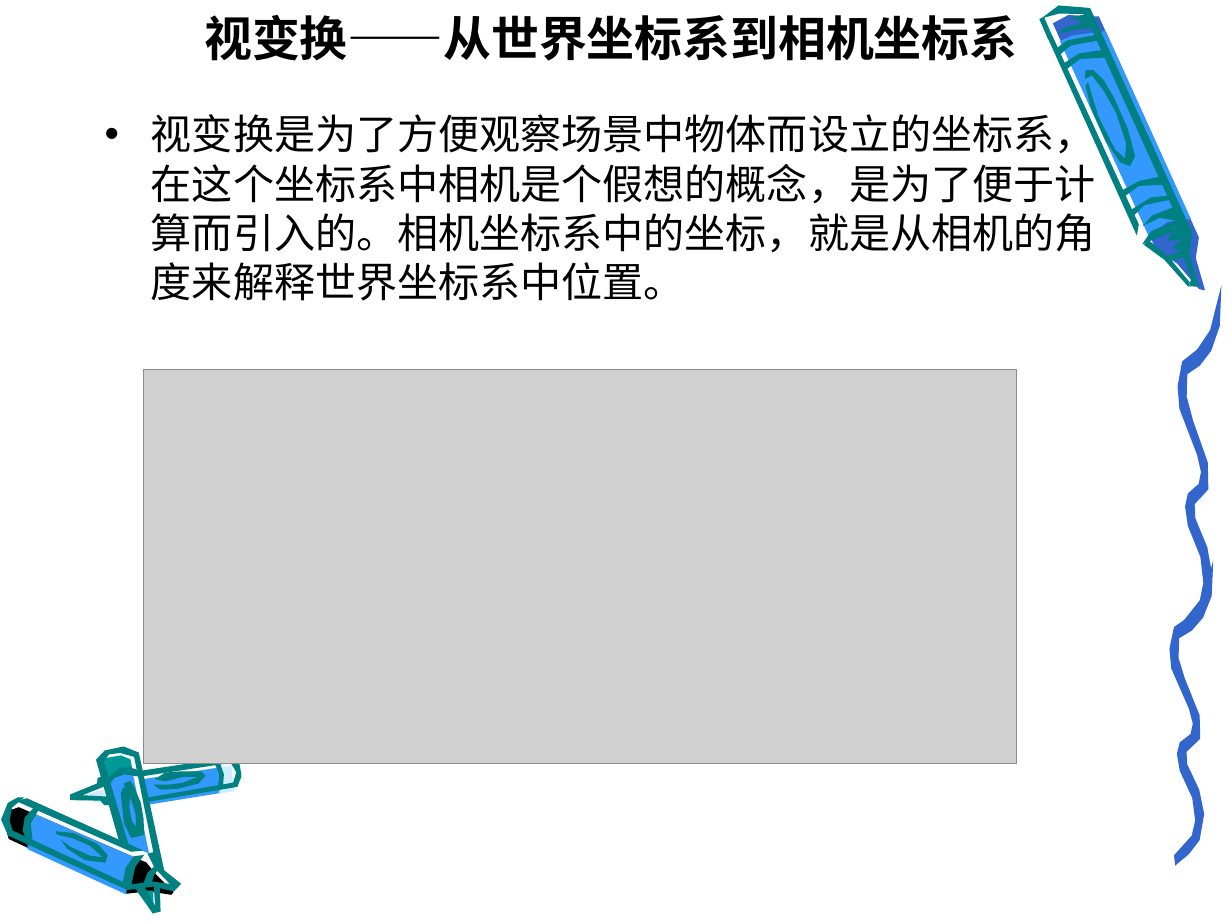
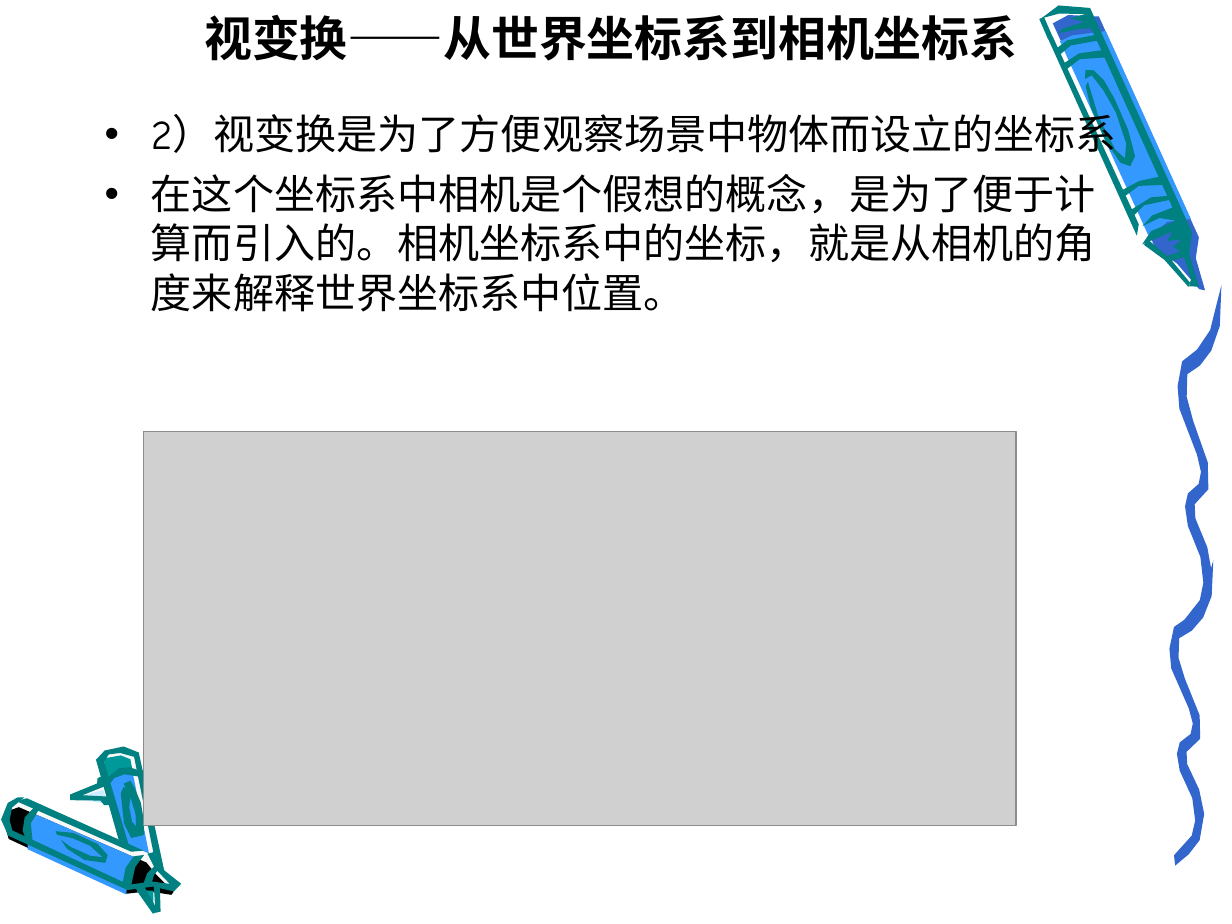
Before and after one commit to gudianxiaoshuo/openglES, a slide deck: slide 14 of PPT/模型转换.ppt (slide 6 before the commit). Drawn at 1232x924 pixels with LibreOffice and Linux fonts; fonts in the diff are those of the drawing; grey boxes stand for pictures; background and template pictures are left out. Boxes give left, top, right and bottom in pixels: in the first picture for what was removed or moved away, otherwise in the second. Text is boxed around its words. In the diff, an @@ line names an element or a change of style, - is before the commit and + after.

Commit message:
模型变换PPT

```diff
--- a/PPT/模型转换.ppt
+++ b/PPT/模型转换.ppt
@@ text at [151, 114, 1117, 312]: text changed @@
-• 视变换是为了方便观察场景中物体而设立的坐标系，在这个坐标系中相机是个假想的概念，是为了便于计算而引入的。相机坐标系中的坐标，就是从相机的角度来解释世界坐标系中位置。
+• 2）视变换是为了方便观察场景中物体而设立的坐标系
+• 在这个坐标系中相机是个假想的概念，是为了便于计算而引入的。相机坐标系中的坐标，就是从相机的角度来解释世界坐标系中位置。
@@ picture: place and size @@
-picture at [144, 370, 1016, 764]
+picture at [143, 431, 1015, 825]
@@ freeform shape removed at [153, 771, 206, 790] @@
@@ freeform shape removed at [214, 761, 223, 786] @@
@@ freeform shape removed at [218, 766, 233, 793] @@
```
Also in this commit, not shown: 10 other slides changed, 15 slides added, 70 slides removed.
